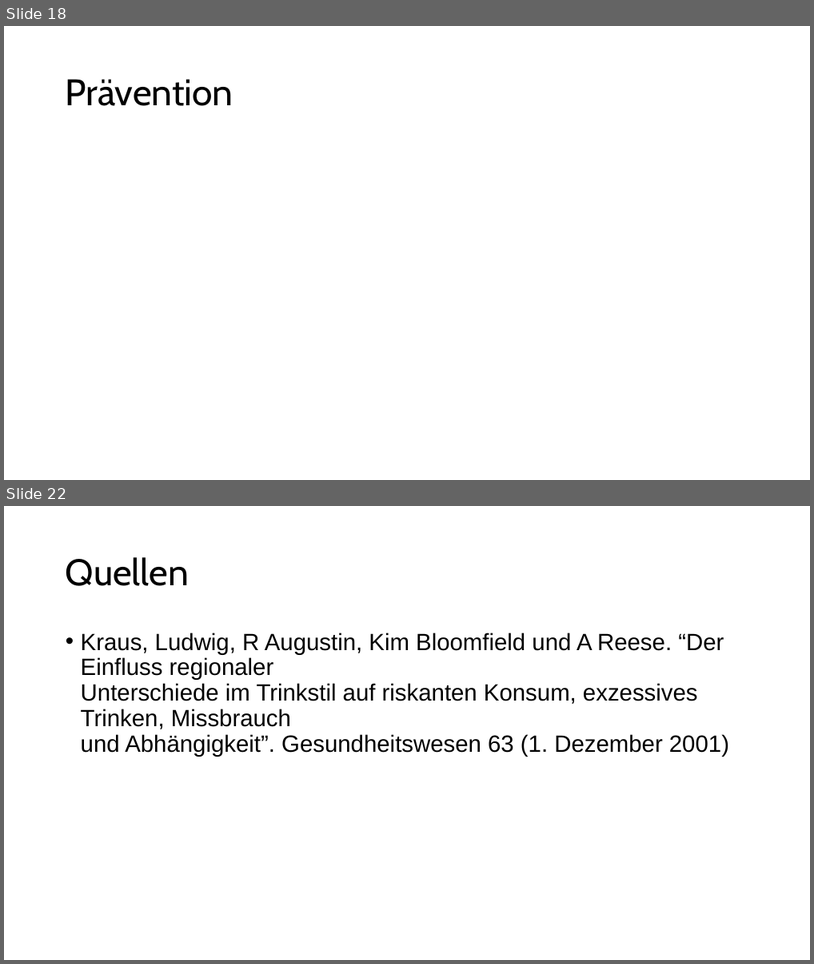
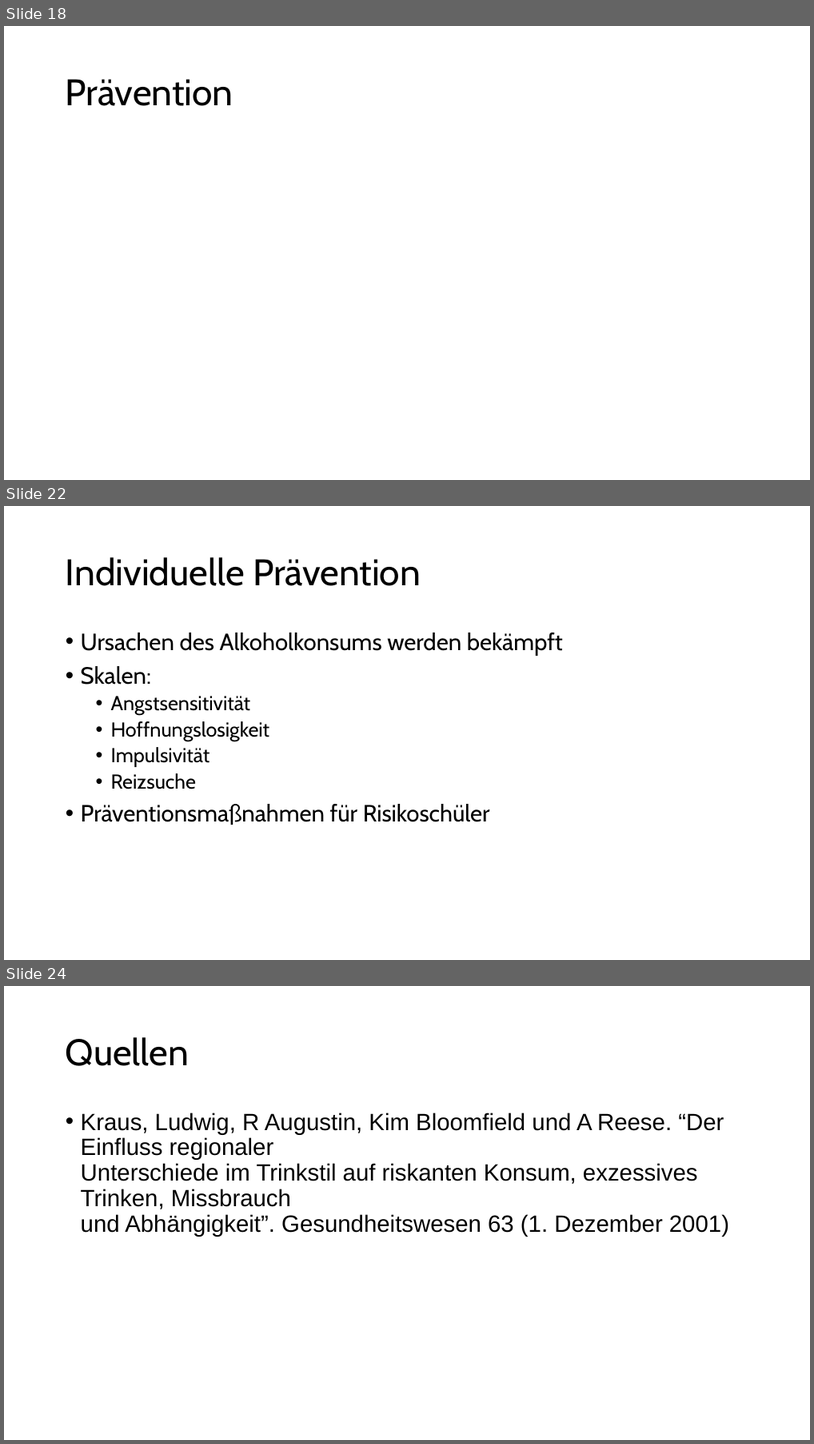
Before and after one commit to Bergschaf/Seminarkurs, a slide deck: präsi/Präsentation.odp. Shown one above the other, each under a label of ours: slides 18 and 22 before the commit, slides 18, 22 and 24 after it; the slides between them are not shown. The pictures are 814x964 and 814x1444 pixels, drawn with LibreOffice and Linux fonts; fonts in the diff are those of the drawing. Boxes give left, top, right and bottom in pixels: in the first picture for what was removed or moved away, otherwise in the second. Text is boxed around its words. In the diff, an @@ line names an element or a change of style, - is before the commit and + after.

```diff
--- a/präsi/Präsentation.odp
+++ b/präsi/Präsentation.odp
@@ slide 22 added at (x1=4, y1=506, x2=810, y2=960), background #FFFFFF @@
@@ title added at (x1=66, y1=557, x2=421, y2=586), 44 pt, text #000000 @@
+Individuelle Prävention
@@ text added at (x1=81, y1=632, x2=563, y2=824), 28 pt, text #000000 @@
+• Ursachen des Alkoholkonsums werden bekämpft
+• Skalen:
+  • Angstsensitivität
+  • Hoffnungslosigkeit
+  • Impulsivität
+  • Reizsuche
+• Präventionsmaßnahmen für Risikoschüler
@@ what was slide 22 is now slide 24 @@
```
Also in this commit, not shown: 1 slide changed, 5 other slides added, 4 slides removed.
